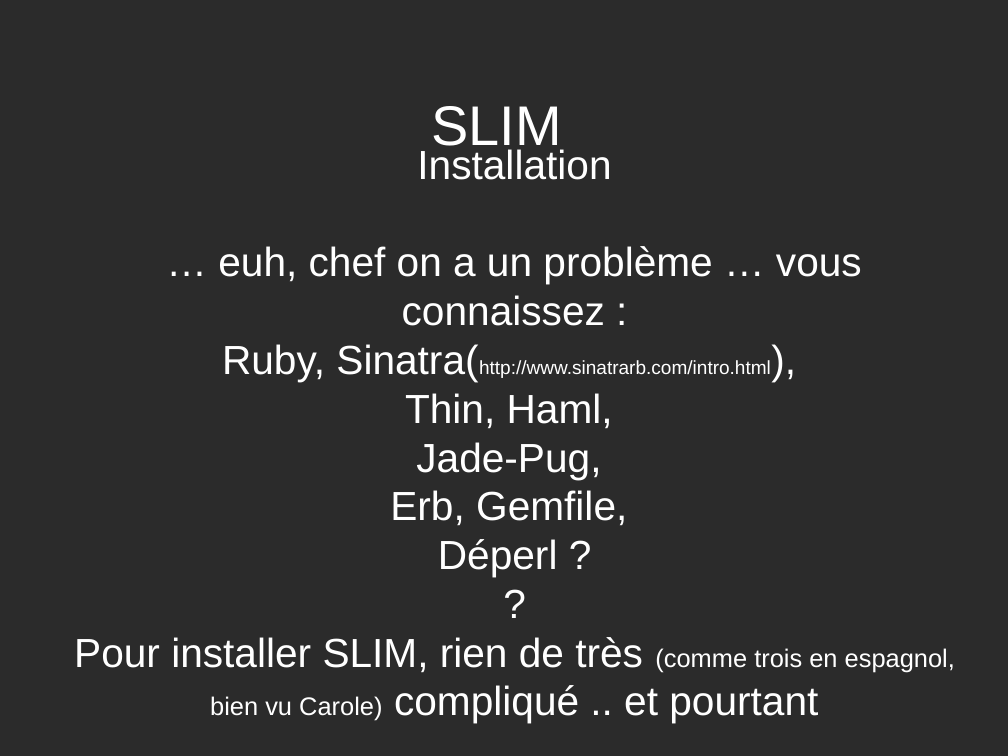
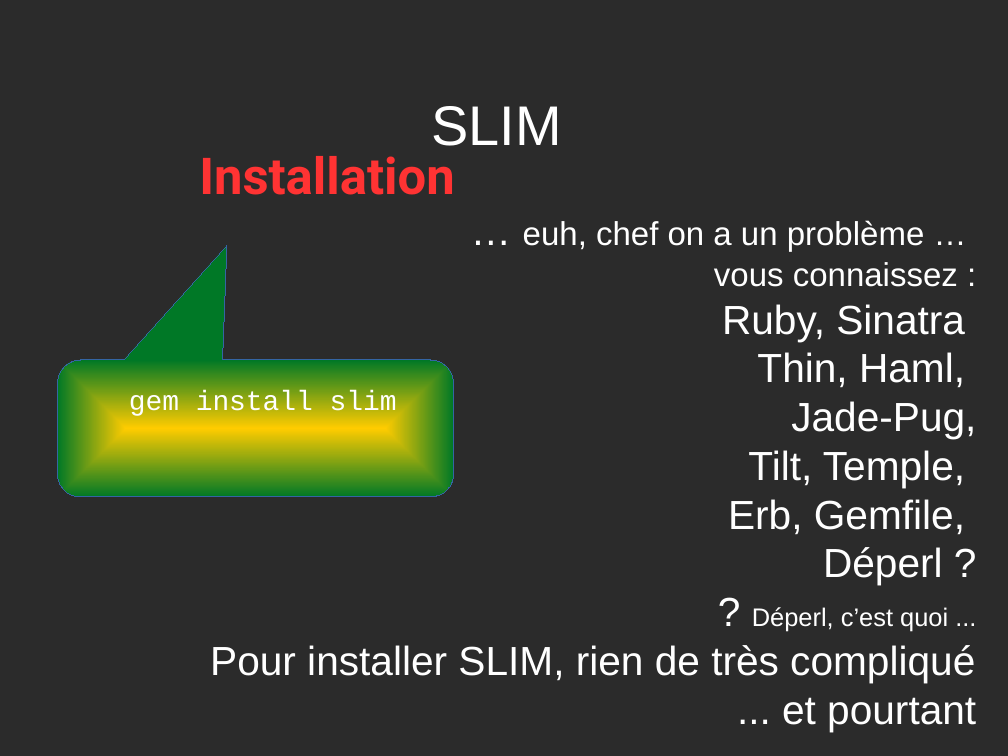
Before and after one commit to PatdeMessac/slim, a slide deck: slide 4 of SLIM_a_rigorous_presentation.odp. Drawn at 1008x756 pixels with LibreOffice and Linux fonts; fonts in the diff are those of the drawing; background and template pictures are left out; a plain dark background stands for a picture behind light text. Boxes give left, top, right and bottom in pixels: in the first picture for what was removed or moved away, otherwise in the second. Text is boxed around its words. In the diff, an @@ line names an element or a change of style, - is before the commit and + after.

```diff
--- a/SLIM_a_rigorous_presentation.odp
+++ b/SLIM_a_rigorous_presentation.odp
@@ subtitle "Installation": place and size @@
-subtitle "Installation" at box(74, 149, 955, 723)
+subtitle "Installation" at box(199, 156, 976, 732)
@@ subtitle at box(199, 156, 976, 585): size 32 to 40 pt, font Arial to Roboto, text colour #FFFFFF to #FF3333, bold on in "Installation"; alignment centre to left; alignment centre to right @@
@@ subtitle at box(523, 220, 965, 341): text changed; size 32 to 26 pt @@
-… euh, chef on a un problème … vous connaissez :
-Ruby, Sinatra(http://www.sinatrarb.com/intro.html),
+… euh, chef on a un problème …
+vous connaissez :
+Ruby, Sinatra
@@ rounded speech box added at box(58, 360, 454, 498), fill gradient #FFCC00 to #007826, outline #3465A4 0 pt @@
@@ text added at box(129, 391, 397, 416), 22 pt, text #FFFFFF @@
+gem install slim
@@ subtitle at box(748, 450, 965, 488): paragraph added @@
+Tilt, Temple,
@@ subtitle at box(210, 607, 976, 732): text changed @@
-?
-Pour installer SLIM, rien de très (comme trois en espagnol, bien vu Carole) compliqué .. et pourtant
+? Déperl, c’est quoi ...
+Pour installer SLIM, rien de très compliqué ... et pourtant
```
Also in this commit, not shown: 5 other slides changed, 7 slides added, 4 slides removed, 1 other file.
